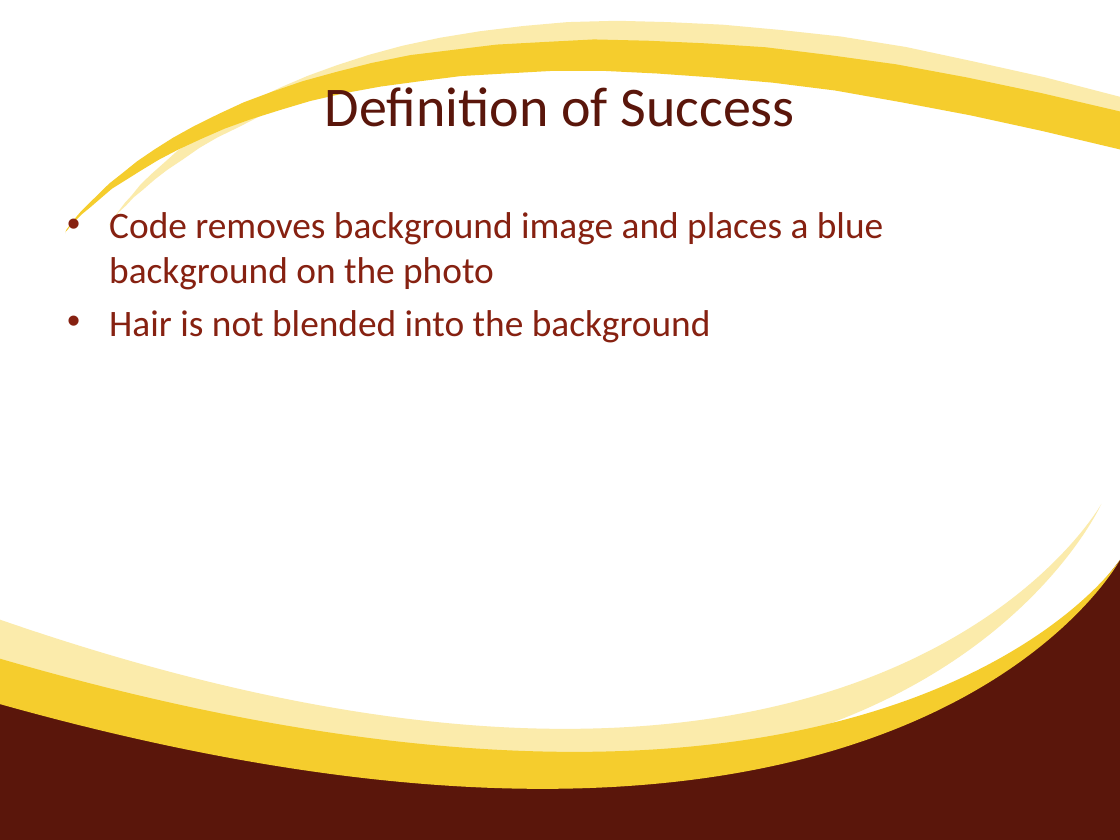
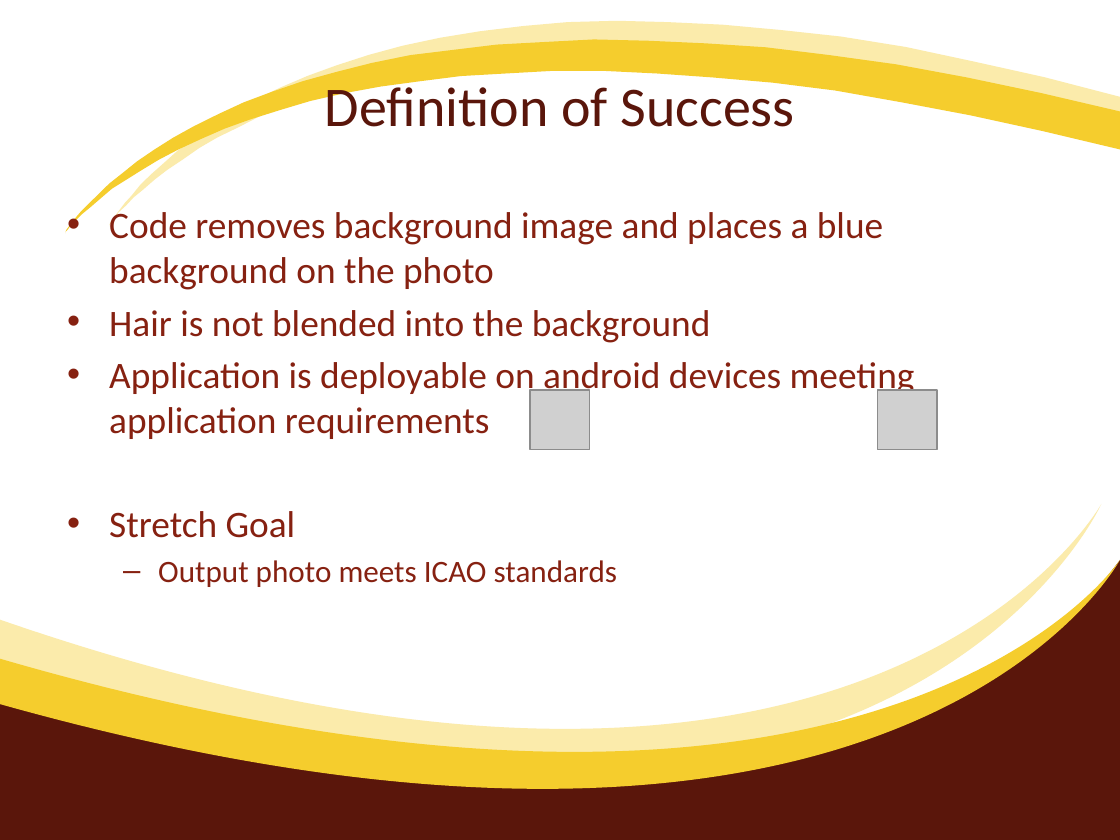
Before and after one commit to ejezisek/vision, a slide deck: slide 12 of Presentation/Virtual.Backdrop.pptx (slide 11 before the commit). Drawn at 1120x840 pixels with LibreOffice and Linux fonts; fonts in the diff are those of the drawing; grey boxes stand for pictures. Boxes give left, top, right and bottom in pixels: in the first picture for what was removed or moved away, otherwise in the second. Text is boxed around its words. In the diff, an @@ line names an element or a change of style, - is before the commit and + after.

```diff
--- a/Presentation/Virtual.Backdrop.pptx
+++ b/Presentation/Virtual.Backdrop.pptx
@@ text at (109, 362, 915, 587): paragraphs added @@
+• Application is deployable on android devices meeting application requirements
+• Stretch Goal
+  – Output photo meets ICAO standards
@@ picture added at (530, 390, 589, 449) @@
@@ picture added at (877, 390, 936, 449) @@
```
Also in this commit, not shown: 3 other slides changed, 1 slide added.
